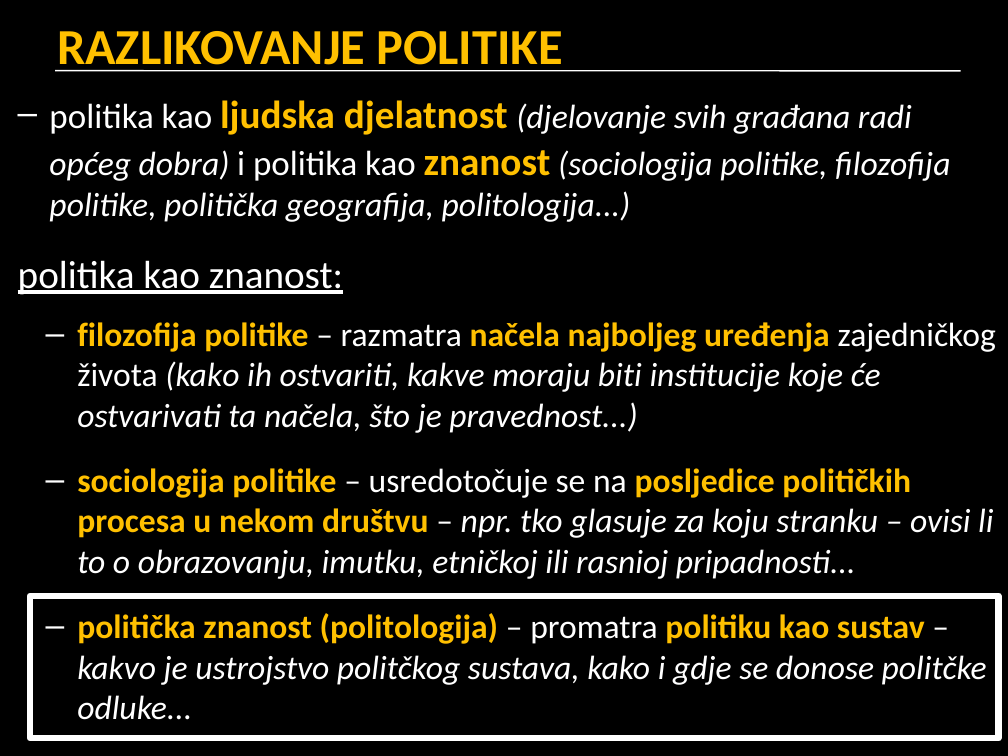
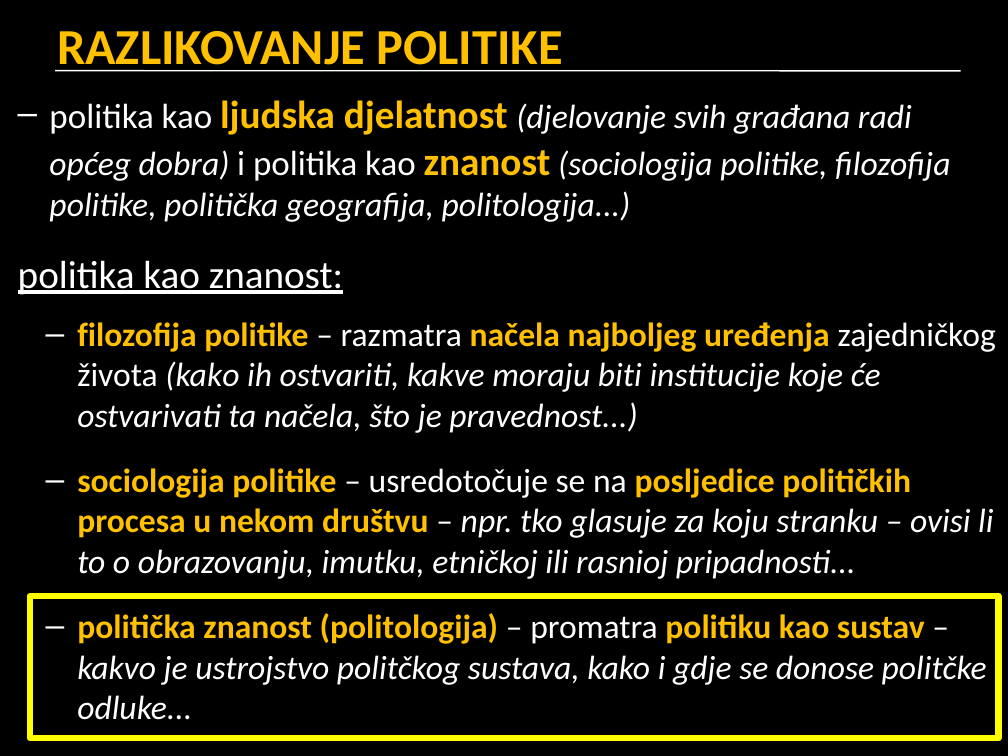
Before and after one commit to cornx/print, a slide deck: slide 9 of data/prezentacije/politika/001_pojam_politike.pptx (slide 8 before the commit). Drawn at 1008x756 pixels with LibreOffice and Linux fonts; fonts in the diff are those of the drawing. Boxes give left, top, right and bottom in pixels: in the first picture for what was removed or moved away, otherwise in the second. Text is boxed around its words. In the diff, an @@ line names an element or a change of style, - is before the commit and + after.

```diff
--- a/data/prezentacije/politika/001_pojam_politike.pptx
+++ b/data/prezentacije/politika/001_pojam_politike.pptx
@@ rectangle at <box>30,596,999,738</box>: outline #FFFFFF 4.5 pt to #FFFF00 4.5 pt @@
```
Also in this commit, not shown: 4 other slides changed, 3 slides added, 1 slide removed.
